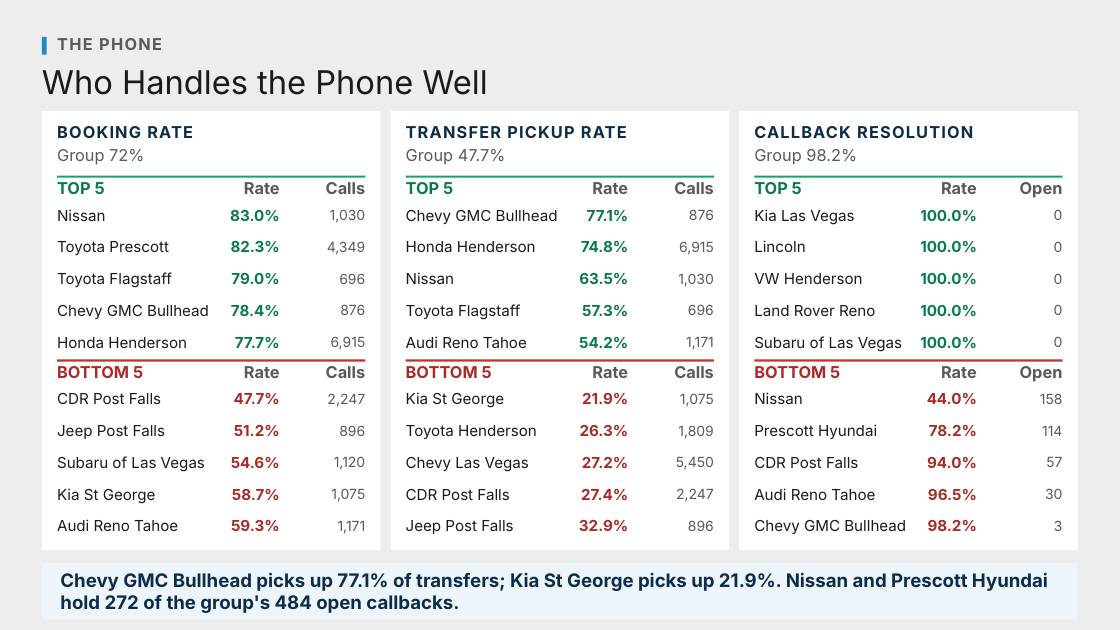
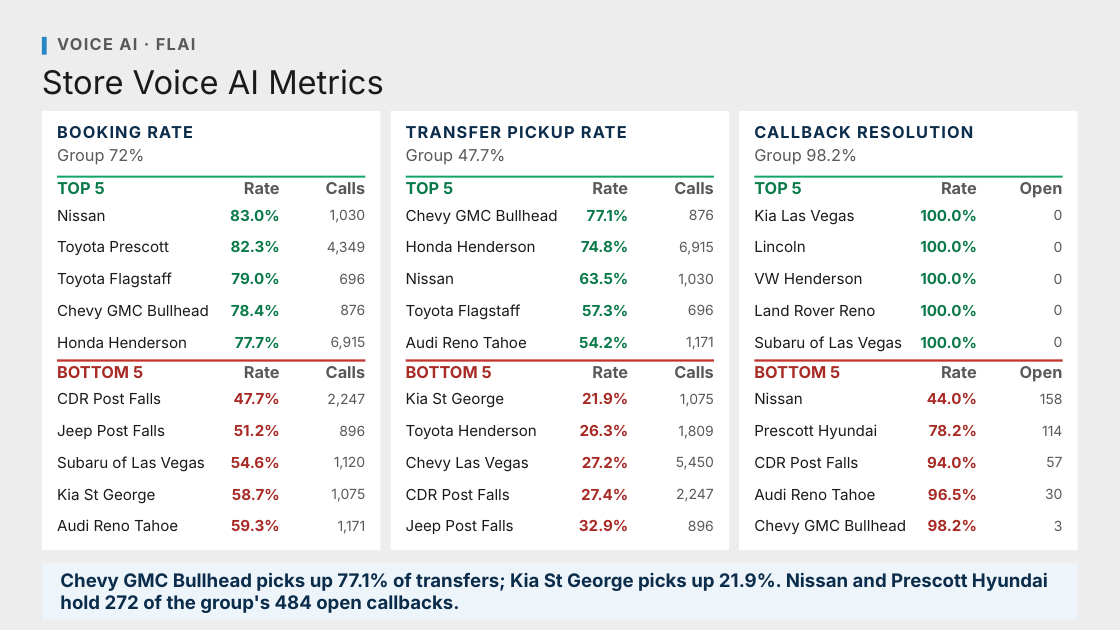
Before and after one commit to Ndresner/Noah, a slide deck: slide 2 of day2-deck/decks/Phone Handling - Preview.pptx. Drawn at 1120x630 pixels with LibreOffice and Linux fonts; fonts in the diff are those of the drawing. Boxes give left, top, right and bottom in pixels: in the first picture for what was removed or moved away, otherwise in the second. Text is boxed around its words. In the diff, an @@ line names an element or a change of style, - is before the commit and + after.

```diff
--- a/day2-deck/decks/Phone Handling - Preview.pptx
+++ b/day2-deck/decks/Phone Handling - Preview.pptx
@@ text at box(57, 38, 195, 50): text changed @@
-THE PHONE
+VOICE AI · FLAI
@@ text at box(42, 69, 384, 95): text changed @@
-Who Handles the Phone Well
+Store Voice AI Metrics
```
Also in this commit, not shown: 1 other slide changed, 1 other file.
